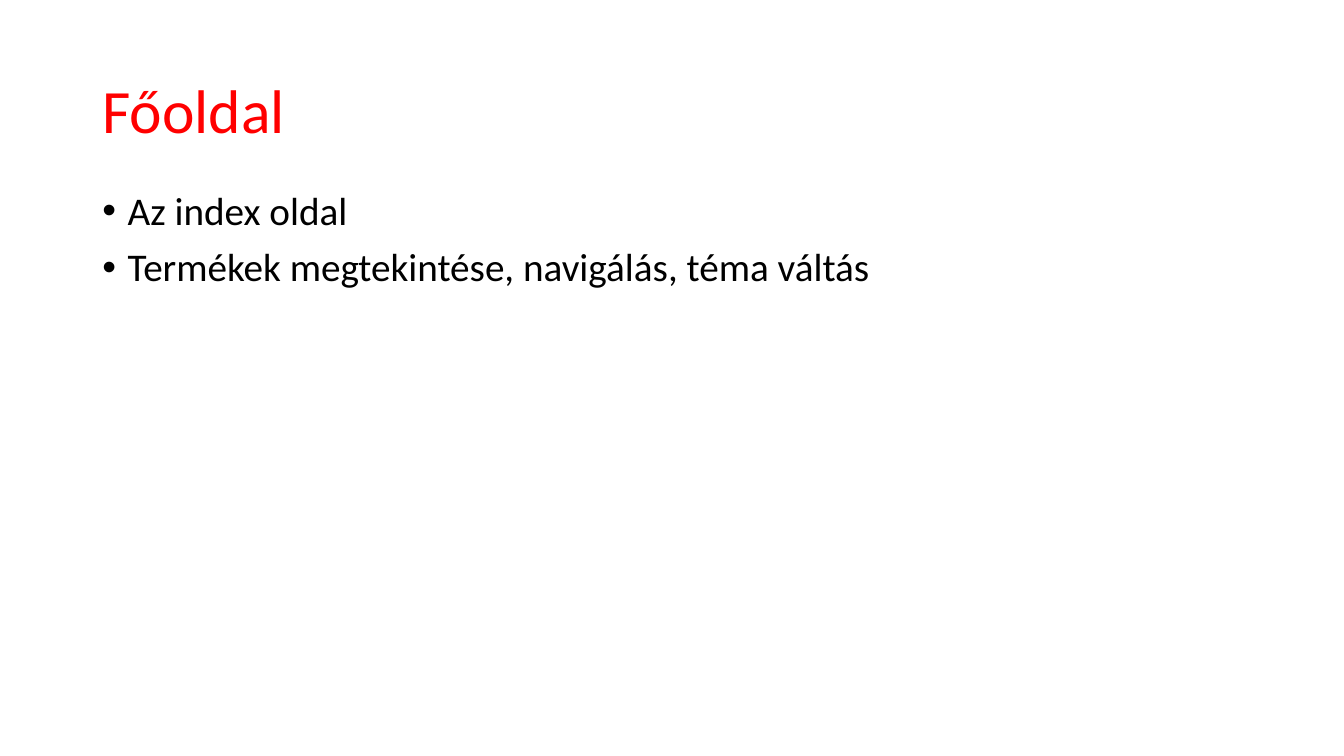
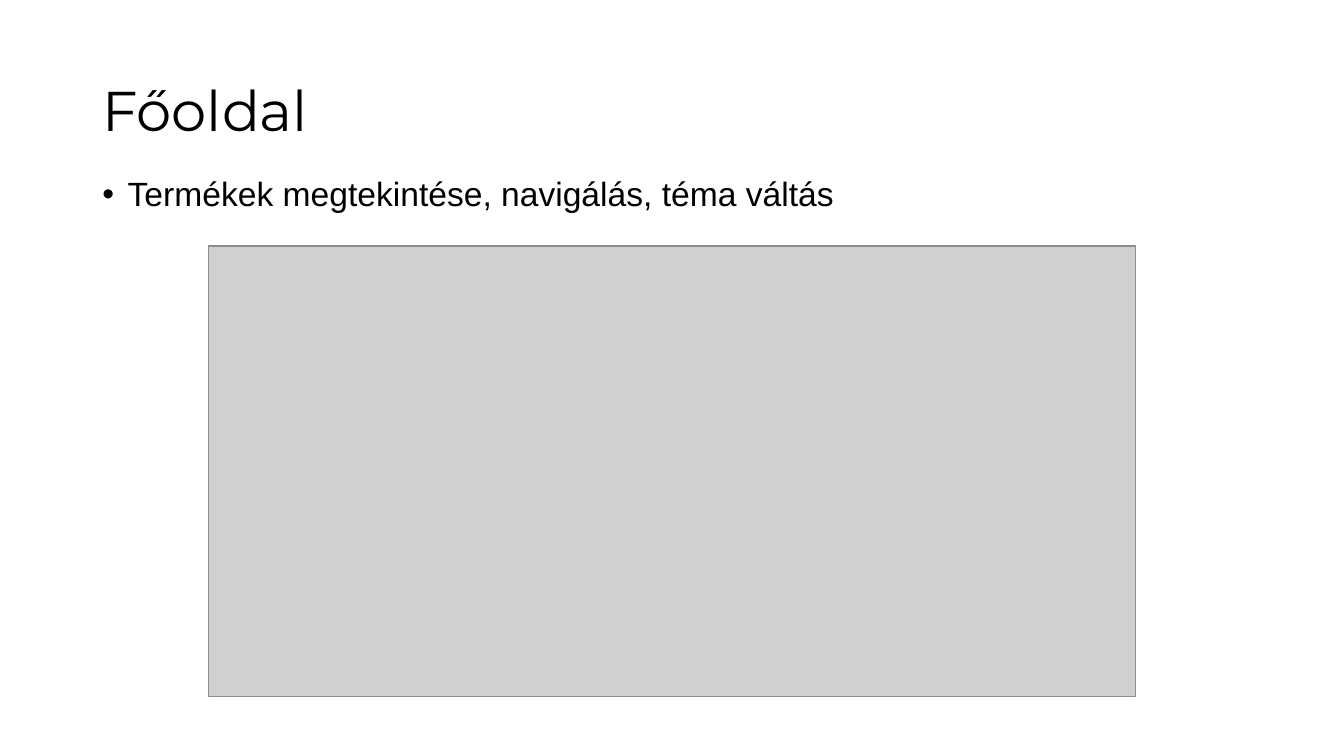
Before and after one commit to fedorbenjamin02/Vizsgaremek2024, a slide deck: slide 6 of Mellékletek/Prezentáció/Frissfutár_prezentáció.pptx (slide 9 before the commit). Drawn at 1344x756 pixels with LibreOffice and Linux fonts; fonts in the diff are those of the drawing; grey boxes stand for pictures. Boxes give left, top, right and bottom in pixels: in the first picture for what was removed or moved away, otherwise in the second. Text is boxed around its words. In the diff, an @@ line names an element or a change of style, - is before the commit and + after.

```diff
--- a/Mellékletek/Prezentáció/Frissfutár_prezentáció.pptx
+++ b/Mellékletek/Prezentáció/Frissfutár_prezentáció.pptx
@@ title "Főoldal" at (102,89,308,132): size 44 to 40 pt, font Calibri to Montserrat, text colour #FF0000 to #000000 @@
@@ text "Termékek megtekintése, navigálás, téma váltás": place and size @@
-text "Termékek megtekintése, navigálás, téma váltás" at (128,197,870,288)
+text "Termékek megtekintése, navigálás, téma váltás" at (128,181,834,213)
@@ text "Termékek megtekintése, navigálás, téma váltás" at (128,181,834,213): size 28 to 24 pt, font Calibri to Arial @@
@@ text at (128,197,347,226): paragraph removed @@
-• Az index oldal
@@ picture added at (209,246,1135,697) @@
```
Also in this commit, not shown: 8 other slides changed, 1 slide added, 4 slides removed.
